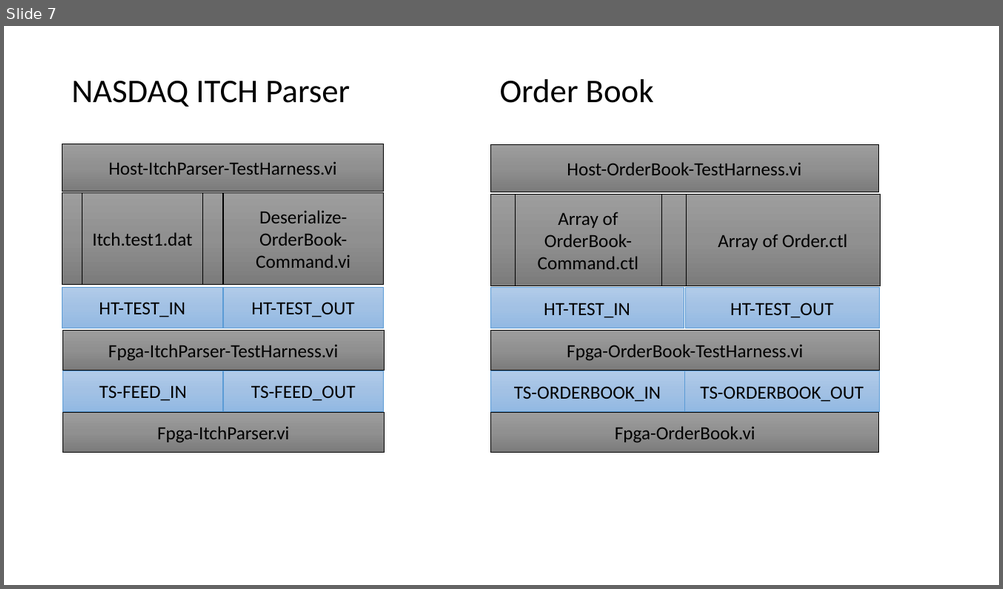
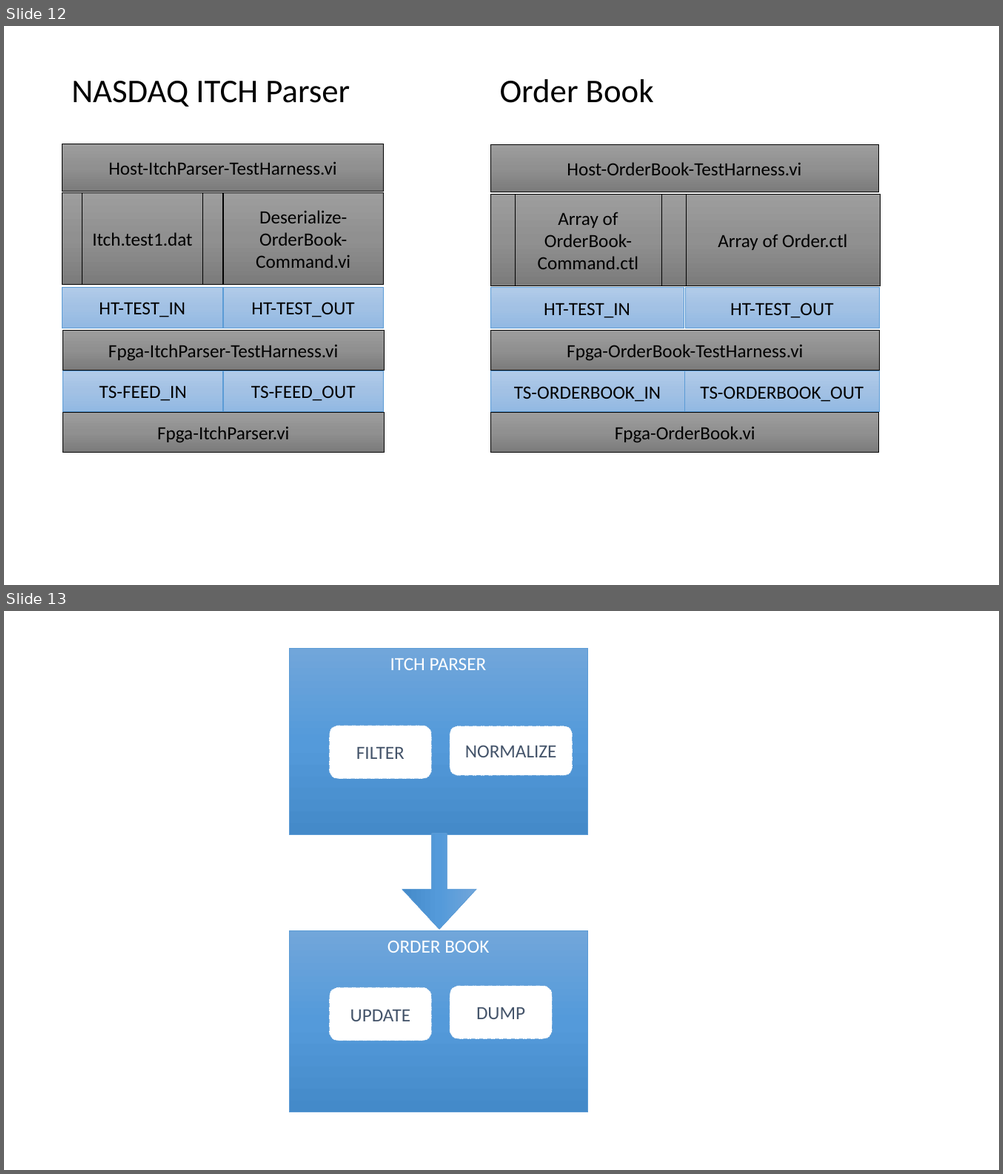
Before and after one commit to imeddz2015/LabVIEW_Fpga, a slide deck: MarketData/MarketData_02/Overview.pptx. Shown one above the other, each under a label of ours: slide 7 before the commit, slides 12 and 13 after it. The pictures are 1003x589 and 1003x1174 pixels, drawn with LibreOffice and Linux fonts; fonts in the diff are those of the drawing. Boxes give left, top, right and bottom in pixels: in the first picture for what was removed or moved away, otherwise in the second. Text is boxed around its words. In the diff, an @@ line names an element or a change of style, - is before the commit and + after.

```diff
--- a/MarketData/MarketData_02/Overview.pptx
+++ b/MarketData/MarketData_02/Overview.pptx
@@ slide 13 added at bbox=[4, 611, 999, 1170], background #FFFFFF @@
@@ rounded rectangle added at bbox=[289, 648, 587, 834], fill gradient #71A6DB to #559BDB to #448ACA, outline #5B9BD5 0.5 pt, 18 pt, text #FFFFFF @@
+ITCH PARSER
@@ rounded rectangle added at bbox=[330, 726, 432, 780], fill #FFFFFF, outline #5B9BD5 0.5 pt dashed, 18 pt, text #44546A @@
+FILTER
@@ rounded rectangle added at bbox=[449, 726, 572, 776], fill #FFFFFF, outline #5B9BD5 0.5 pt dashed, 18 pt, text #44546A @@
+NORMALIZE
@@ right arrow added at bbox=[402, 833, 476, 930], fill gradient #71A6DB to #559BDB to #448ACA, outline #5B9BD5 0.5 pt @@
@@ rounded rectangle added at bbox=[289, 931, 587, 1113], fill gradient #71A6DB to #559BDB to #448ACA, outline #5B9BD5 0.5 pt, 18 pt, text #FFFFFF @@
+ORDER BOOK
@@ rounded rectangle added at bbox=[330, 988, 432, 1042], fill #FFFFFF, outline #5B9BD5 0.5 pt dashed, 18 pt, text #44546A @@
+UPDATE
@@ rounded rectangle added at bbox=[449, 986, 552, 1040], fill #FFFFFF, outline #5B9BD5 0.5 pt dashed, 18 pt, text #44546A @@
+DUMP
@@ what was slide 7 is now slide 12 @@
```
Also in this commit, not shown: 1 slide changed, 7 other slides added, 1 slide removed.
